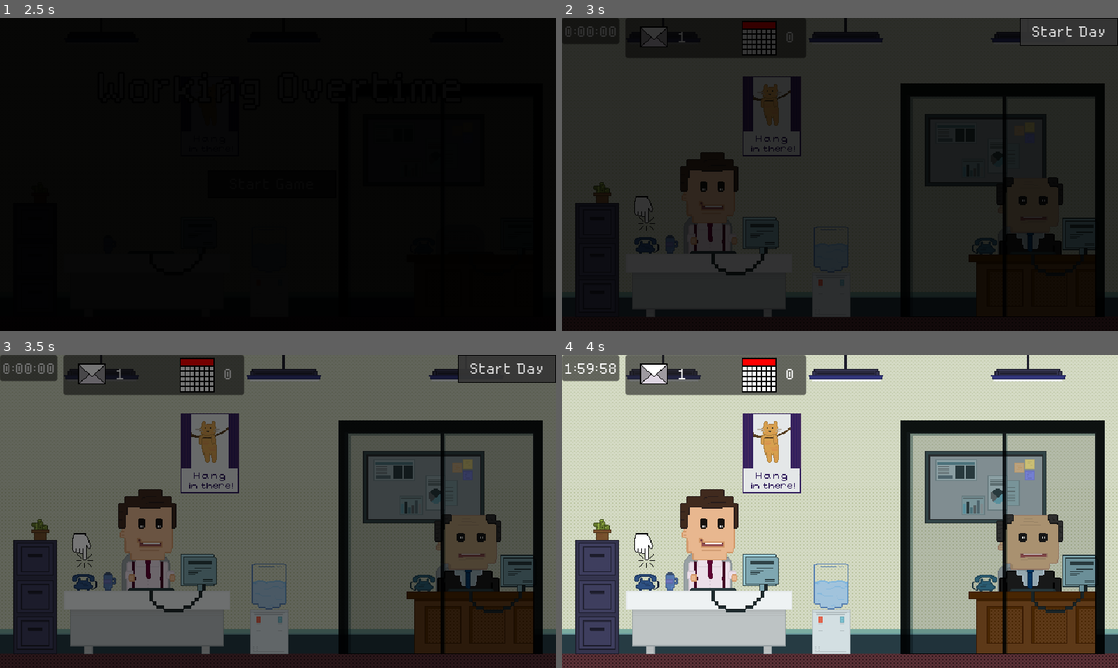
Above: before the commit, frames 1-4 (two rows, left to right).
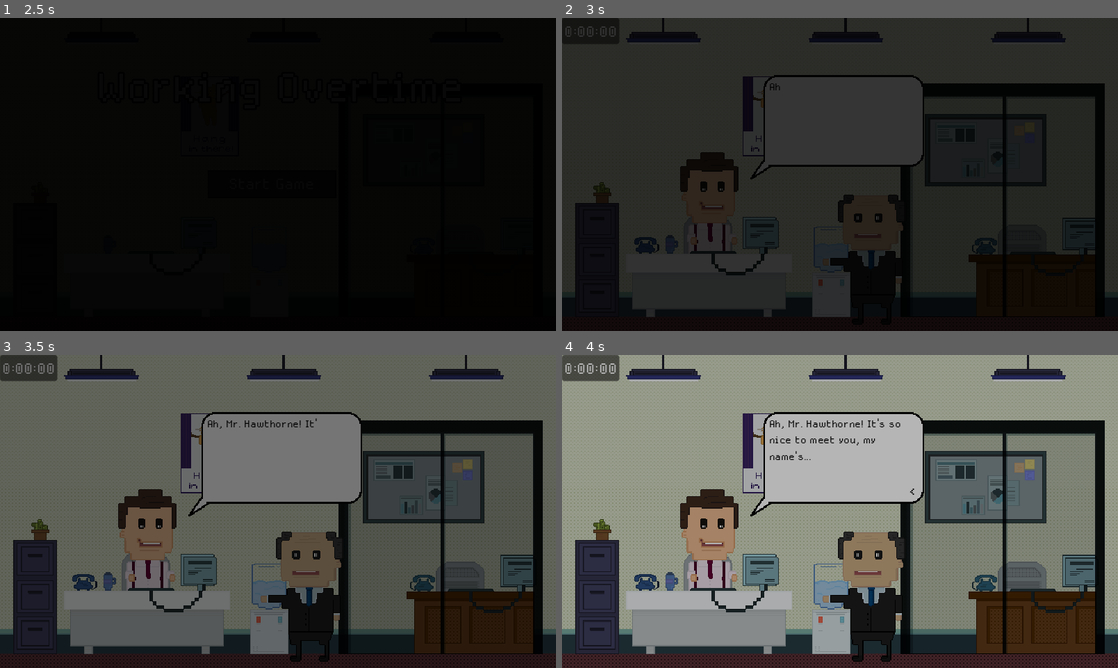
Above: after the commit, the same moments.

Repository: kelleralex04/Brackey-s-Game-Jam
Game: Godot game, scene res://Scenes/title.tscn
The game is run twice, just before and just after one commit, with the same random seed, the same clock (stepped at 60 frames per second) and the same inputs.
Inputs (mouse positions are in pixels of both pictures, inside the frame that each line leads up to):
- Up to frame 1 (2.5 s): click "Start Game" at 0.5 s; click "Start Game" at 1.25 s; click "Start Game" at 2 s
- Up to frame 2 (3 s): tap Enter (ui_accept) at 2.75 s; move the mouse to (762, 233) at 2.77 s; tap Space (ui_select) at 2.85 s; click (762, 233) at 2.92 s
- Up to frame 3 (3.5 s): tap Enter (ui_accept) at 3.02 s
- Up to frame 4 (4 s): click (1067, 367) at 3.5 s, where only the run before the commit has a clickable "Start Day"

Frame 1 is identical in both runs. In frame 2, 5.3% of the frame differs, in the area x 12-100%, y 0-90%; in frame 3, 18%; in frame 4, 86%, in the area x 0-100%, y 0-100%.

Commit message:
adds restart on game over

Diff:
--- a/Scenes/main.gd
+++ b/Scenes/main.gd
@@ -272,17 +272,22 @@
 	'phone',
 	#'test'
 ]
-@onready var event_index := 15
+@onready var event_index := 0
 @onready var speakers = [player_speech_label, boss_speech_label]
 @onready var tutorial_index := 0
 @onready var day = 1
 @onready var day_changing := false
-@onready var skip_tutorial := true
+@onready var skip_tutorial := false
+@onready var anger_speed := 0.0
 #@onready var tutorial := false
 
 #Other tasks: order lunch, hand out lunch
 
 func _ready() -> void:
+	#blocker.visible = true
+	#blocker.color = Color(0, 0, 0, 0)
+	#typewriter_finished = true
+	#phone_tutorial()
 	boom.play()
 	timer_length = 0.1
 	open_close([blocker, day_label], true)
@@ -329,6 +334,14 @@
 	milliseconds = int((remaining_time - int(remaining_time)) * 100)
 	time_left.text = str(minutes) + ":" + str(seconds).pad_zeros(2) + ":" + str(milliseconds).pad_zeros(2)
 
+	$AngerMeter.value += anger_speed
+
+	if $AngerMeter.value >= 100:
+		$AngerMeter.visible = false
+		anger_speed = 0
+		$AngerMeter.value = 0
+		game_over()
+
 func _input(event: InputEvent) -> void:
 	if Input.is_action_just_pressed("ui_cancel"):
 		get_tree().quit()
@@ -337,7 +350,8 @@
 		send_email()
 
 	if Input.is_action_just_pressed('ui_select') and blocker.visible:
-		if typewriter_finished == false and blocker.visible:
+		#phone_tutorial()
+		if typewriter_finished == false:
 			skip_typewriter = true
 		else:
 			if typeof(event_tracker[event_index]) == 28:
@@ -358,7 +372,6 @@
 				if !email_queue.size():
 					for i in 1:
 						_on_new_email_pressed()
-					print('test')
 					open_close([boss_2, taskbar_panel, $TaskbarPanel/MeetingTask, $TaskbarPanel/MeetingCountLabel, $StartTimer, $TimerPanel], true)
 					open_close([boss, boss_speech, boss_speech_tick, player_speech, player_speech_tick], false)
 			elif event_tracker[event_index] == 'email':
@@ -443,14 +456,29 @@
 		for i in 3:
 			add_meeting()
 		tutorial_index += 1
-	if tutorial_index == 1:
+	elif tutorial_index == 1:
 		open_close([$TutorialPanel6, $Pointer6], false)
+		open_close([$TutorialPanel7, $Pointer7], true)
+		tutorial_index += 1
+	elif tutorial_index == 2:
 		open_close([$TutorialPanel7, $Pointer7], false)
-		tutorial_index += 1
-	if tutorial_index == 2:
-		open_close([$TutorialPanel7, $Pointer7], false)
-		open_close([$TutorialPanel8, $Pointer8], false)
-		tutorial_index += 1
+		_on_desktop_clicked()
+		open_close([$Pointer8], true)
+		tutorial_index += 1
+	elif tutorial_index == 3:
+		open_close([$Pointer8], false)
+		_on_calendar_icon_clicked()
+		$TutorialPanel8.visible = true
+		tutorial_index += 1
+	elif tutorial_index == 4:
+		$TutorialPanel8.visible = false
+		_on_close_calendar_pressed()
+		_on_close_screen_pressed()
+		$StartTimer.visible = true
+		tutorial_index += 1
+	elif tutorial_index == 5:
+		pass
+		#open_close([$AngerMeter, $AngryFace], true)
 
 func open_close(nodes: Array, open: bool):
 	for i in nodes:
@@ -555,6 +583,8 @@
 
 func _on_phone_clicked() -> void:
 	if meeting_queue.size():
+		open_close([$AngerMeter, $AngryFace], true)
+		anger_speed = 0.05
 		skip_typewriter = false
 		if phone_opened and typing:
 			typewriter_timer.set_paused(true)
@@ -572,18 +602,19 @@
 
 func phone_call():
 	typing = true
-	new_call()
-	text_scroll.play()
-	call_typewriter(phone_caller_label, 'Caller:\n' + cur_caller)
-	await typing_finished
-	call_typewriter(phone_company_label, 'Company:\n' + cur_company)
-	await typing_finished
-	call_typewriter(phone_reason_label, 'Reason:\n' + cur_reason)
-	await typing_finished
-	text_scroll.stop()
-	call_finished = true
-	continue_call.visible = true
-	typing = false
+	_on_continue_call_pressed()
+	#new_call()
+	#text_scroll.play()
+	#call_typewriter(phone_caller_label, 'Caller:\n' + cur_caller)
+	#await typing_finished
+	#call_typewriter(phone_company_label, 'Company:\n' + cur_company)
+	#await typing_finished
+	#call_typewriter(phone_reason_label, 'Reason:\n' + cur_reason)
+	#await typing_finished
+	#text_scroll.stop()
+	#call_finished = true
+	#continue_call.visible = true
+	#typing = false
 
 func new_call():
 	rand = randi_range(0, 49)
@@ -630,6 +661,7 @@
 
 func _on_start_timer_pressed() -> void:
 	timer.start(timer.wait_time)
+	timer.set_paused(false)
 	blocker.visible = false
 	$StartTimer.visible = false
 
@@ -638,8 +670,25 @@
 
 func _on_restart_pressed() -> void:
 	game_over_panel.visible = false
+	email_to.text = ''
+	email_input.text = ''
+	reset_calendar()
+	icon_opened = false
+	open_close([email_input, example_email, close_email, send, email_to, email_recipient_panel, calendar_panel], false)
+	_on_close_screen_pressed()
+	_on_hang_up_pressed()
+	email_queue = []
+	meeting_queue = []
+	for i in 3:
+		_on_new_email_pressed()
+	if day == 2:
+		for i in 3:
+			add_meeting()
+	#blocker.visible = true
+	$StartTimer.visible = true
 
 func game_over():
+	timer.set_paused(true)
 	game_over_panel.visible = true
 
 func _on_close_screen_pressed() -> void:
@@ -648,6 +697,7 @@
 
 func _on_hold_phone_pressed() -> void:
 	_on_phone_clicked()
+	anger_speed = 0.1
 
 func _on_email_icon_clicked() -> void:
 	if !icon_opened:
@@ -765,7 +815,9 @@
 	if normalized_cur_meeting in normalized_meeting_queue:
 		meeting_queue.remove_at(normalized_meeting_queue.find(normalized_cur_meeting))
 		meeting_count_label.text = str(meeting_queue.size())
+		reset_calendar()
 		if !meeting_queue.size():
+			day_finished()
 			calendar_panel.visible = false
 			icon_opened = false
 	else:
@@ -779,12 +831,16 @@
 	cur_attendee_button = add_attendee_1
 	add_attendee_1.visible = true
 	open_close([add_attendee_2, add_attendee_3], false)
+	month_picker.selected = -1
+	day_picker.value = 1
+	hour_picker.value = 0
+	minute_picker.value = 0
 
 func _on_continue_call_pressed() -> void:
 	text_scroll.play()
 	call_finished = false
 	continue_call.visible = false
-	if cur_reason == 'Schedule Meeting':
+	#if cur_reason == 'Schedule Meeting':
 		#meeting_attendees = []
 		#for i in randi_range(1, 3):
 			#meeting_attendees.append(company_employee[rand][i + 1])
@@ -794,22 +850,22 @@
 		#minute = opt_zero + str(minute)
 		#meeting_queue.append([meeting_attendees, calendar_list[month][0], randi_range(1, calendar_list[month][1]) , str(randi_range(0, 23)),  minute])
 		#meeting_count_label.text = str(meeting_queue.size())
-		var cur_meeting_attendees = meeting_queue[0][0]
-		var all_attendees = ''
-		for i in cur_meeting_attendees:
-			all_attendees += '\n' + i
-		phone_vbox.visible = false
-		meeting_vbox.visible = true
-		typing = true
-		call_typewriter(meeting_attendees_label, 'Attendees: ' + all_attendees)
-		await typing_finished
-		call_typewriter(meeting_date_label, 'Date:\n' + meeting_queue[0][1] + ' ' + str(meeting_queue[0][2]) + '\n')
-		await typing_finished
-		call_typewriter(meeting_time_label, 'Time:\n' + meeting_queue[0][3] + ':' + meeting_queue[0][4])
-		text_scroll.stop()
-		call_finished = true
-		typing = false
-		hang_up.visible = true
+	var cur_meeting_attendees = meeting_queue[0][0]
+	var all_attendees = ''
+	for i in cur_meeting_attendees:
+		all_attendees += '\n' + i
+	phone_vbox.visible = false
+	meeting_vbox.visible = true
+	typing = true
+	call_typewriter(meeting_attendees_label, 'Attendees: ' + all_attendees)
+	await typing_finished
+	call_typewriter(meeting_date_label, 'Date:\n' + meeting_queue[0][1] + ' ' + str(meeting_queue[0][2]) + '\n')
+	await typing_finished
+	call_typewriter(meeting_time_label, 'Time:\n' + meeting_queue[0][3] + ':' + meeting_queue[0][4])
+	text_scroll.stop()
+	call_finished = true
+	typing = false
+	hang_up.visible = true
 
 func add_meeting():
 		rand = randi_range(0, 49)
@@ -852,18 +908,21 @@
 
 func _on_hang_up_pressed() -> void:
 	reset_text([phone_caller_label, phone_company_label, phone_reason_label, meeting_attendees_label, meeting_date_label, meeting_time_label])
+	anger_speed = 0
+	$AngerMeter.value = 0
+	open_close([$AngerMeter, $AngryFace], false)
 	phone_vbox.visible = true
 	meeting_vbox.visible = false
 	call_finished = false
 	hang_up.visible = false
 	#hang_up_status = true
-	phone_opened = !phone_opened
-	phone_panel.visible = !phone_panel.visible
+	phone_opened = false
+	phone_panel.visible = false
 	#hang_up_status = false
 	#_on_phone_clicked()
 
 func day_finished():
-	if !email_queue.size():
+	if !email_queue.size() and !meeting_queue.size():
 		skip_typewriter = false
 		timer.set_paused(true)
 		_on_close_screen_pressed()
--- a/Scenes/main.tscn
+++ b/Scenes/main.tscn
@@ -161,6 +161,7 @@
 position = Vector2(97, 261)
 
 [node name="Pointer7" type="TextureRect" parent="."]
+visible = false
 offset_left = 111.0
 offset_top = 251.0
 offset_right = 143.0
@@ -170,10 +171,10 @@
 
 [node name="TutorialPanel7" type="Panel" parent="."]
 visible = false
-offset_left = 100.0
-offset_top = 89.0
-offset_right = 366.0
-offset_bottom = 170.0
+offset_left = 133.0
+offset_top = 191.0
+offset_right = 399.0
+offset_bottom = 272.0
 theme_override_styles/panel = SubResource("StyleBoxFlat_7arjl")
 
 [node name="TutorialLabel7" type="Label" parent="TutorialPanel7"]
@@ -186,7 +187,7 @@
 grow_vertical = 2
 theme_override_colors/font_color = Color(0, 0, 0, 1)
 theme_override_font_sizes/font_size = 24
-text = "Look here to see how many meetings you have left to schedule for the day"
+text = "Click the phone to start a call and get meeting details"
 autowrap_mode = 2
 
 [node name="TaskbarPanel" type="Panel" parent="."]
@@ -645,6 +646,38 @@
 offset_bottom = 73.0
 texture = ExtResource("7_qr53j")
 
+[node name="Pointer8" type="TextureRect" parent="."]
+visible = false
+offset_left = 284.0
+offset_top = 150.0
+offset_right = 316.0
+offset_bottom = 198.0
+rotation = 1.5708
+texture = ExtResource("7_5cp4l")
+flip_v = true
+
+[node name="TutorialPanel8" type="Panel" parent="."]
+visible = false
+offset_left = 9.0
+offset_top = 122.0
+offset_right = 249.0
+offset_bottom = 256.0
+theme_override_styles/panel = SubResource("StyleBoxFlat_7arjl")
+
+[node name="TutorialLabel8" type="Label" parent="TutorialPanel8"]
+layout_mode = 1
+anchors_preset = 15
+anchor_right = 1.0
+anchor_bottom = 1.0
+offset_left = 8.0
+offset_right = -3.0
+grow_horizontal = 2
+grow_vertical = 2
+theme_override_colors/font_color = Color(0, 0, 0, 1)
+theme_override_font_sizes/font_size = 24
+text = "Add each attendee in order and set the correct date before adding the meeting to your boss's calender."
+autowrap_mode = 2
+
 [node name="TutorialPanel4" type="Panel" parent="."]
 visible = false
 offset_left = 61.0
@@ -670,7 +703,7 @@
 [node name="PhonePanel" type="Panel" parent="."]
 visible = false
 offset_left = 1.0
-offset_top = 50.0
+offset_top = 77.0
 offset_right = 139.0
 offset_bottom = 350.0
 
@@ -729,9 +762,9 @@
 
 [node name="HoldPhone" type="Button" parent="PhonePanel"]
 layout_mode = 0
-offset_top = 269.0
+offset_top = 205.0
 offset_right = 138.0
-offset_bottom = 301.0
+offset_bottom = 237.0
 theme_override_font_sizes/font_size = 24
 text = "Hold"
 
@@ -783,7 +816,6 @@
 autowrap_mode = 2
 
 [node name="TimerPanel" type="Panel" parent="."]
-visible = false
 offset_right = 66.0
 offset_bottom = 30.0
 
@@ -806,29 +838,6 @@
 [node name="Timer" type="Timer" parent="."]
 wait_time = 120.0
 one_shot = true
-
-[node name="GameOverPanel" type="Panel" parent="."]
-visible = false
-offset_right = 640.0
-offset_bottom = 360.0
-
-[node name="GameOverLabel" type="Label" parent="GameOverPanel"]
-layout_mode = 0
-offset_left = 109.0
-offset_top = 148.0
-offset_right = 550.0
-offset_bottom = 193.0
-theme_override_colors/font_color = Color(1, 0, 0, 1)
-theme_override_font_sizes/font_size = 32
-text = "NOTHING CAN GO WRONG!!!"
-
-[node name="Restart" type="Button" parent="GameOverPanel"]
-layout_mode = 0
-offset_left = 268.0
-offset_top = 209.0
-offset_right = 364.0
-offset_bottom = 240.0
-text = "Try Again?"
 
 [node name="TextScroll" type="AudioStreamPlayer" parent="."]
 stream = ExtResource("17_i0lf5")
@@ -944,21 +953,43 @@
 [node name="AngerMeter" type="ProgressBar" parent="."]
 visible = false
 offset_left = 54.0
-offset_top = 32.0
+offset_top = 52.0
 offset_right = 123.0
-offset_bottom = 45.0
+offset_bottom = 65.0
 theme_override_styles/background = SubResource("StyleBoxFlat_2qp3d")
 theme_override_styles/fill = SubResource("StyleBoxFlat_htn1c")
-value = 50.0
 show_percentage = false
 
 [node name="AngryFace" type="TextureRect" parent="."]
 visible = false
 offset_left = 12.0
-offset_top = 14.0
+offset_top = 42.0
 offset_right = 44.0
-offset_bottom = 46.0
+offset_bottom = 74.0
 texture = ExtResource("28_op1tu")
+
+[node name="GameOverPanel" type="Panel" parent="."]
+visible = false
+offset_right = 640.0
+offset_bottom = 360.0
+
+[node name="GameOverLabel" type="Label" parent="GameOverPanel"]
+layout_mode = 0
+offset_left = 41.0
+offset_top = 112.0
+offset_right = 601.0
+offset_bottom = 176.0
+theme_override_colors/font_color = Color(1, 0, 0, 1)
+theme_override_font_sizes/font_size = 64
+text = "NOTHING CAN GO WRONG!!!"
+
+[node name="Restart" type="Button" parent="GameOverPanel"]
+layout_mode = 0
+offset_left = 259.0
+offset_top = 209.0
+offset_right = 355.0
+offset_bottom = 240.0
+text = "Try Again?"
 
 [connection signal="boss_speech_finished" from="." to="." method="_on_boss_speech_finished"]
 [connection signal="player_speech_finished" from="." to="." method="_on_player_speech_finished"]
Not shown: 1 places in Scenes/main.tscn that only renumber resources
